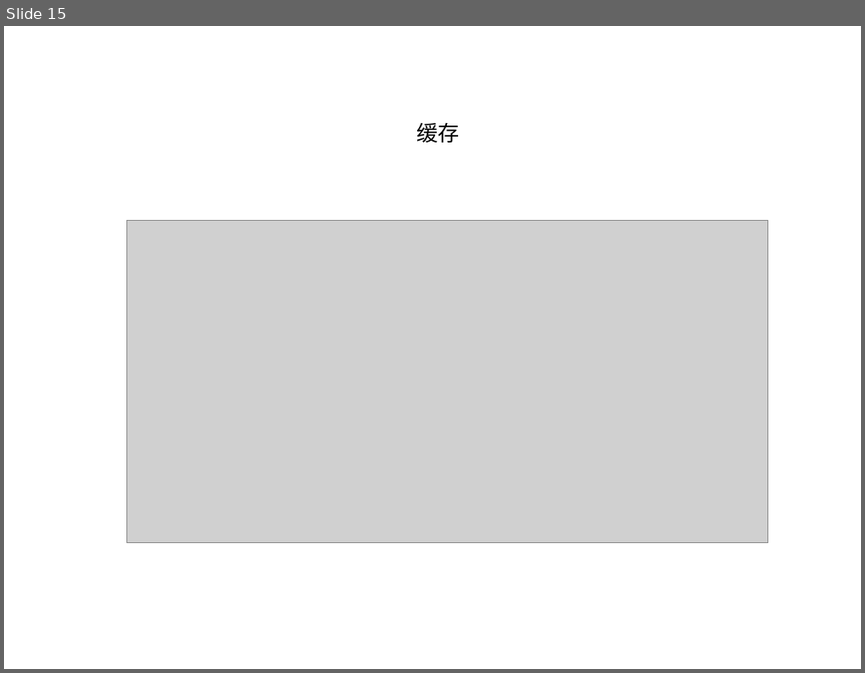
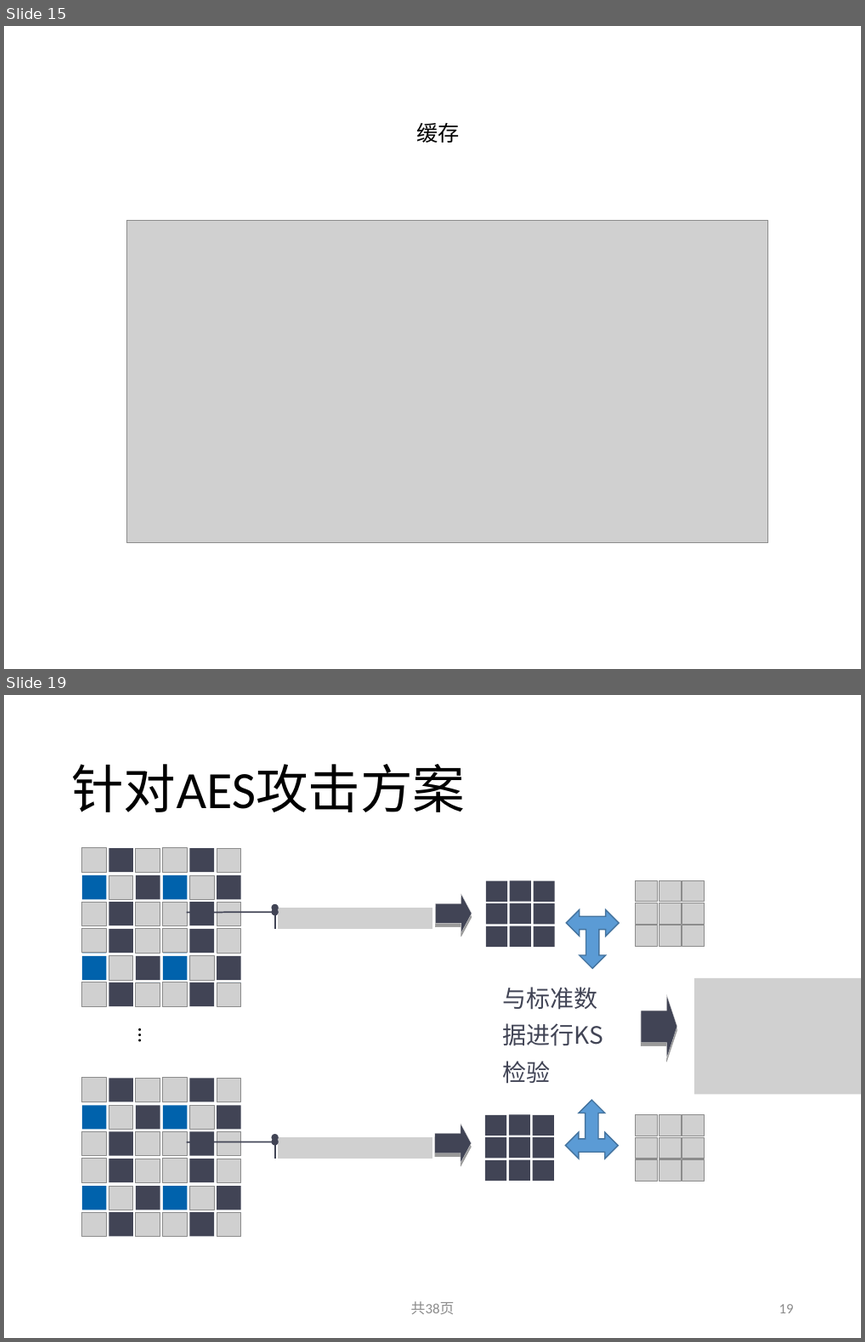
Before and after one commit to leborn0101/graduation, a slide deck: 论文图片.pptx. Shown one above the other, each under a label of ours: slide 15 before the commit, slides 15 and 19 after it; the slides between them are not shown. The pictures are 865x673 and 865x1342 pixels, drawn with LibreOffice and Linux fonts; fonts in the diff are those of the drawing; grey boxes stand for pictures. Boxes give left, top, right and bottom in pixels: in the first picture for what was removed or moved away, otherwise in the second. Text is boxed around its words. In the diff, an @@ line names an element or a change of style, - is before the commit and + after.

```diff
--- a/论文图片.pptx
+++ b/论文图片.pptx
@@ slide 19 added at box(4, 695, 861, 1338), background #FFFFFF @@
@@ title added at box(71, 764, 465, 812), 44 pt, text #000000 @@
+针对AES攻击方案
@@ group added at box(82, 847, 861, 1236): 66 rectangles, 61 pictures, 3 right arrows, 2 texts, 2 left right up arrows @@
+…
+与标准数据进行KS检验
@@ text added at box(411, 1301, 454, 1314), 12 pt, text #8C8C8C @@
+共38页
@@ page number added at box(779, 1304, 794, 1313), 12 pt, text #8C8C8C @@
+19
```
Also in this commit, not shown: 2 slides changed, 3 other slides added, 11 other files.
